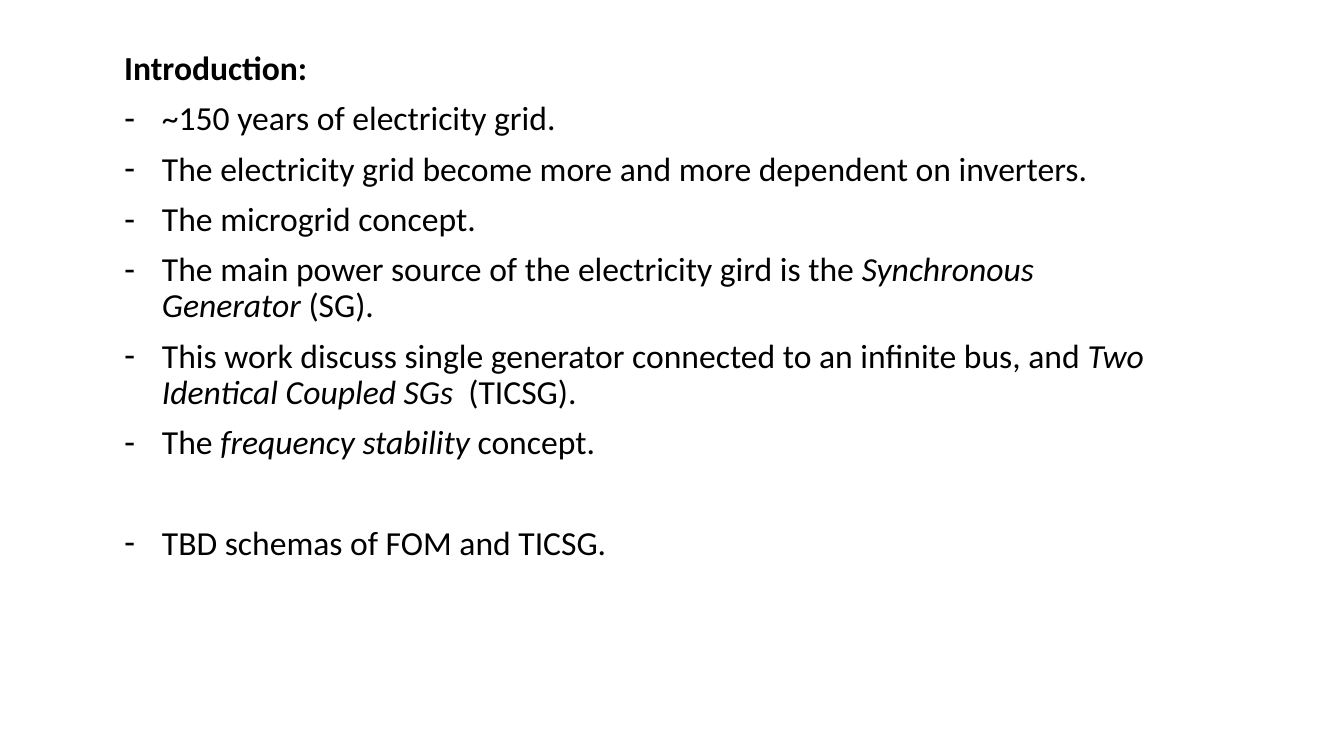
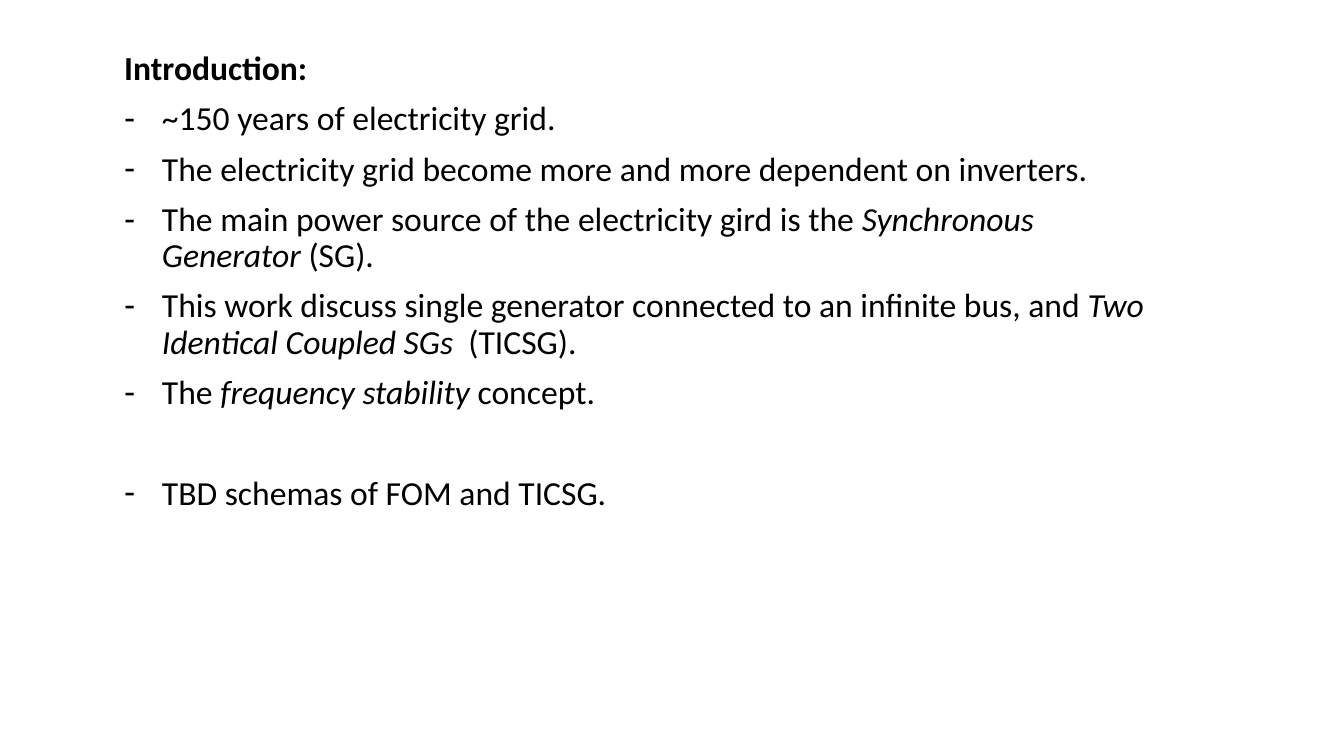
Before and after one commit to eladven/thesis, a slide deck: slide 2 of Presentations/Seminar.pptx (slide 3 before the commit). Drawn at 1344x756 pixels with LibreOffice and Linux fonts; fonts in the diff are those of the drawing. Boxes give left, top, right and bottom in pixels: in the first picture for what was removed or moved away, otherwise in the second. Text is boxed around its words. In the diff, an @@ line names an element or a change of style, - is before the commit and + after.

```diff
--- a/Presentations/Seminar.pptx
+++ b/Presentations/Seminar.pptx
@@ subtitle at box(162, 207, 475, 237): paragraph removed @@
-– The microgrid concept.
```
Also in this commit, not shown: 3 slides added, 3 slides removed.
